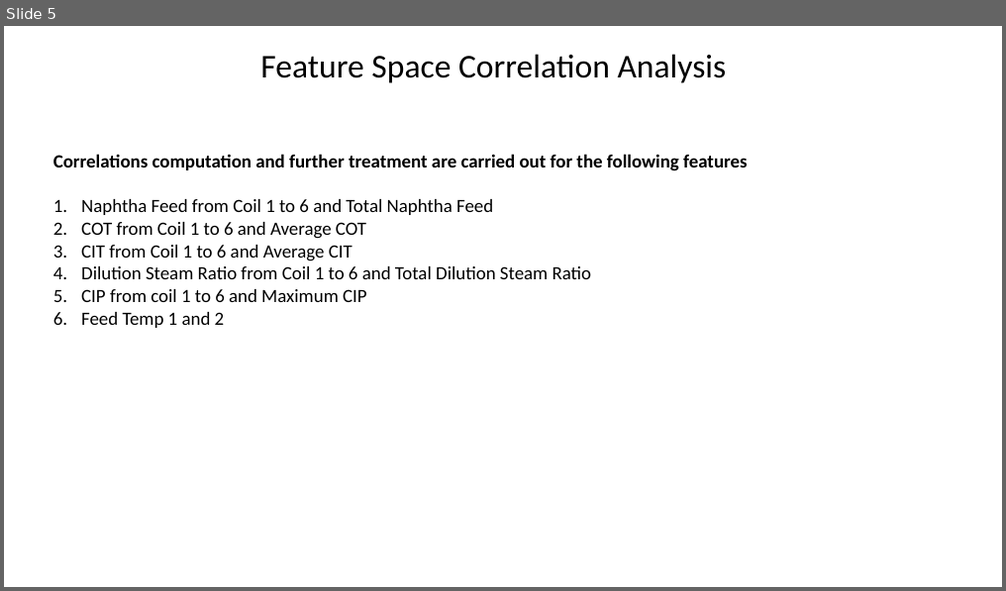
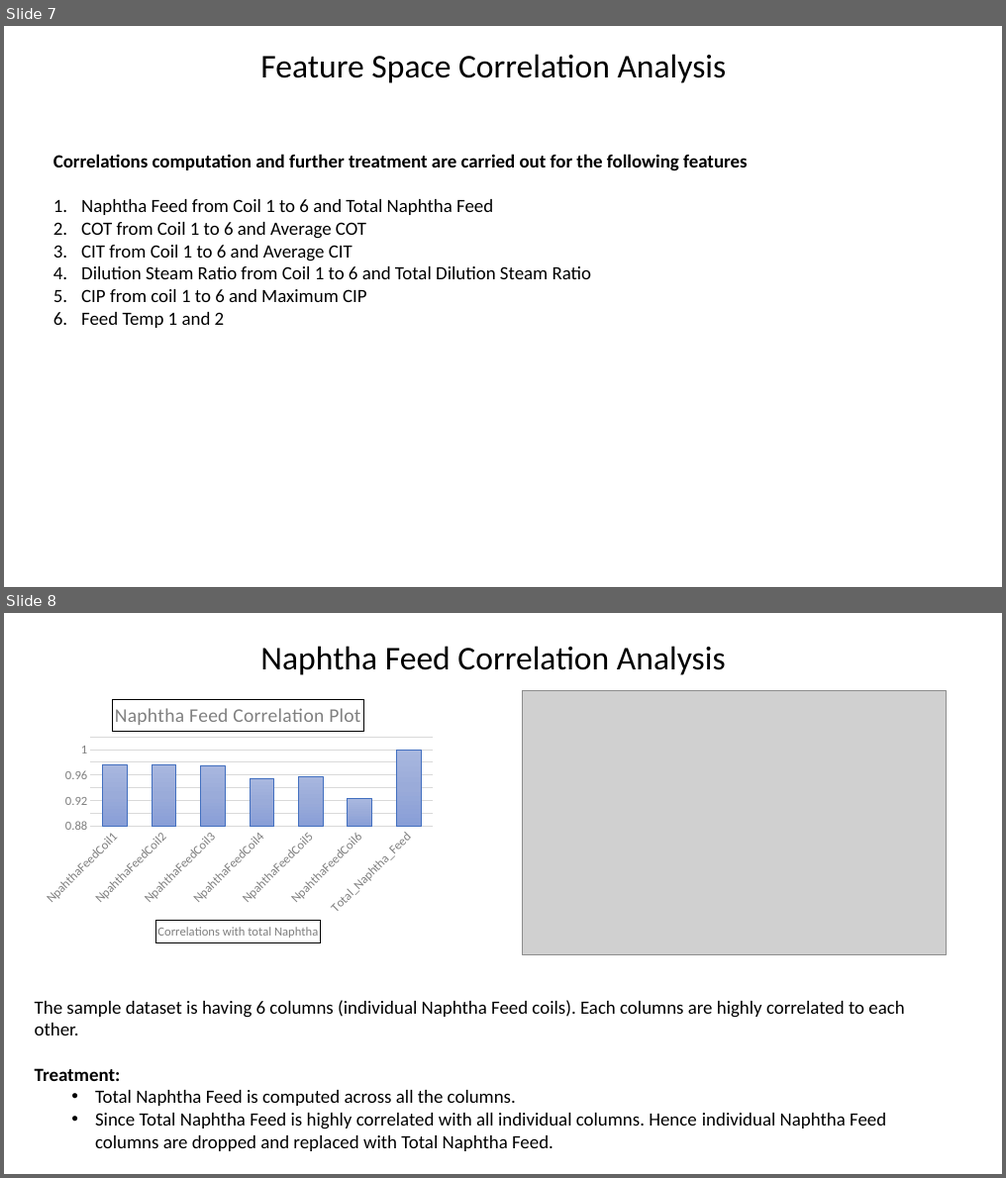
Before and after one commit to SabyasachiBhadra/CAP_106, a slide deck: CAP_106_Research_Env/EDA_Report/New Microsoft PowerPoint Presentation.pptx. Shown one above the other, each under a label of ours: slide 5 before the commit, slides 7 and 8 after it. The pictures are 1006x591 and 1006x1178 pixels, drawn with LibreOffice and Linux fonts; fonts in the diff are those of the drawing; grey boxes stand for pictures. Boxes give left, top, right and bottom in pixels: in the first picture for what was removed or moved away, otherwise in the second. Text is boxed around its words. In the diff, an @@ line names an element or a change of style, - is before the commit and + after.

```diff
--- a/CAP_106_Research_Env/EDA_Report/New Microsoft PowerPoint Presentation.pptx
+++ b/CAP_106_Research_Env/EDA_Report/New Microsoft PowerPoint Presentation.pptx
@@ slide 8 added at (x1=4, y1=613, x2=1002, y2=1174), background #FFFFFF @@
@@ text added at (x1=260, y1=646, x2=726, y2=675), 32 pt, text #000000 @@
+Naphtha Feed Correlation Analysis
@@ column chart added at (x1=36, y1=691, x2=442, y2=956) @@
+title "Naphtha Feed Correlation Plot "
+categories: NpahthaFeedCoil1, NpahthaFeedCoil2, NpahthaFeedCoil3, NpahthaFeedCoil4, NpahthaFeedCoil5, NpahthaFeedCoil6, Total_Naphtha_Feed
+Series 1: 0.98, 0.98, 0.98, 0.95, 0.96, 0.92, 1
@@ picture added at (x1=522, y1=691, x2=945, y2=956) @@
@@ text added at (x1=35, y1=1000, x2=904, y2=1152), 18 pt, text #000000 @@
+The sample dataset is having 6 columns (individual Naphtha Feed coils). Each columns are highly correlated to each other.
+Treatment:
+  • Total Naphtha Feed is computed across all the columns.
+  • Since Total Naphtha Feed is highly correlated with all individual columns. Hence individual Naphtha Feed columns are dropped and replaced with Total Naphtha Feed.
@@ what was slide 5 is now slide 7 @@
```
Also in this commit, not shown: 6 other slides added, 23 other files.
